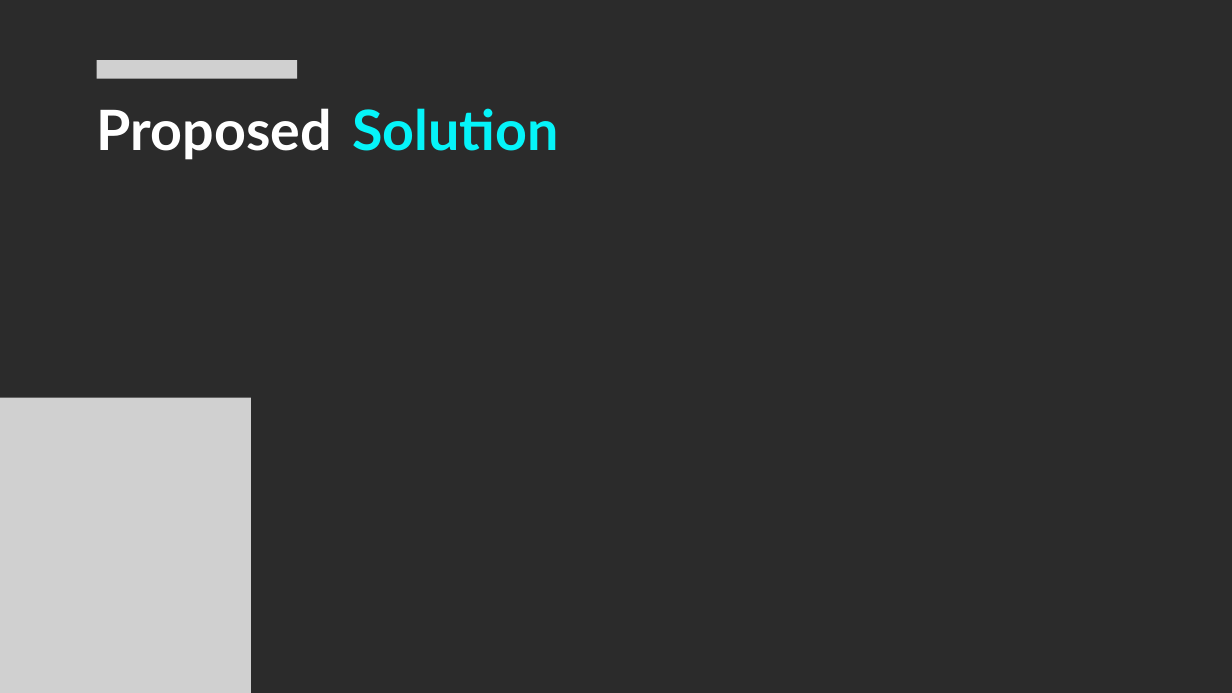
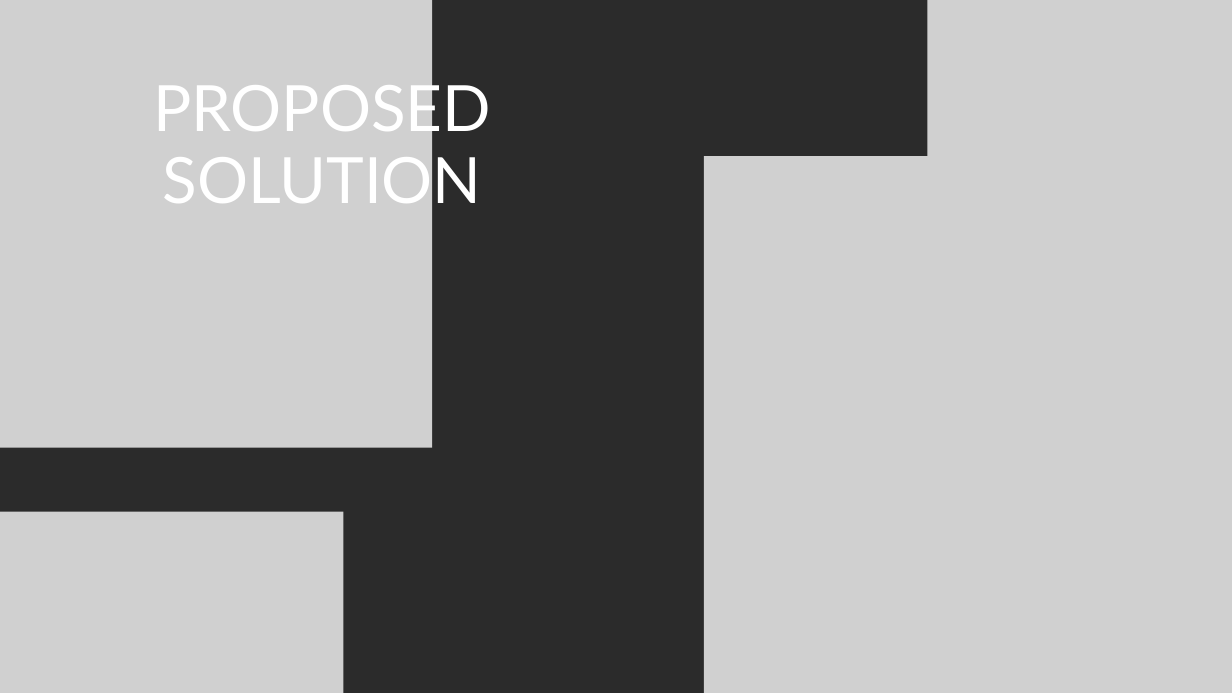
Before and after one commit to v1ggs-dev/oscillation-iete-tcet, a slide deck: slide 4 of src/assets/Oscillation Pitchdeck Template.pptx. Drawn at 1232x693 pixels with LibreOffice and Linux fonts; fonts in the diff are those of the drawing; grey boxes stand for pictures; background and template pictures are left out; a plain dark background stands for a picture behind light text. Boxes give left, top, right and bottom in pixels: in the first picture for what was removed or moved away, otherwise in the second. Text is boxed around its words. In the diff, an @@ line names an element or a change of style, - is before the commit and + after.

```diff
--- a/src/assets/Oscillation Pitchdeck Template.pptx
+++ b/src/assets/Oscillation Pitchdeck Template.pptx
@@ picture added at [0, 0, 432, 448] @@
@@ picture added at [928, 0, 1232, 254] @@
@@ picture removed at [97, 60, 298, 78] @@
@@ text at [153, 76, 491, 216]: text changed; size 65 to 74.5 pt; bold off @@
-Proposed
+PROPOSED SOLUTION
@@ text removed at [352, 108, 559, 151] @@
-Solution
@@ picture added at [704, 156, 1232, 693] @@
@@ picture: place and size @@
-picture at [0, 397, 251, 693]
+picture at [0, 512, 343, 693]
```
Also in this commit, not shown: 4 other slides changed, 4 slides added, 4 slides removed.
